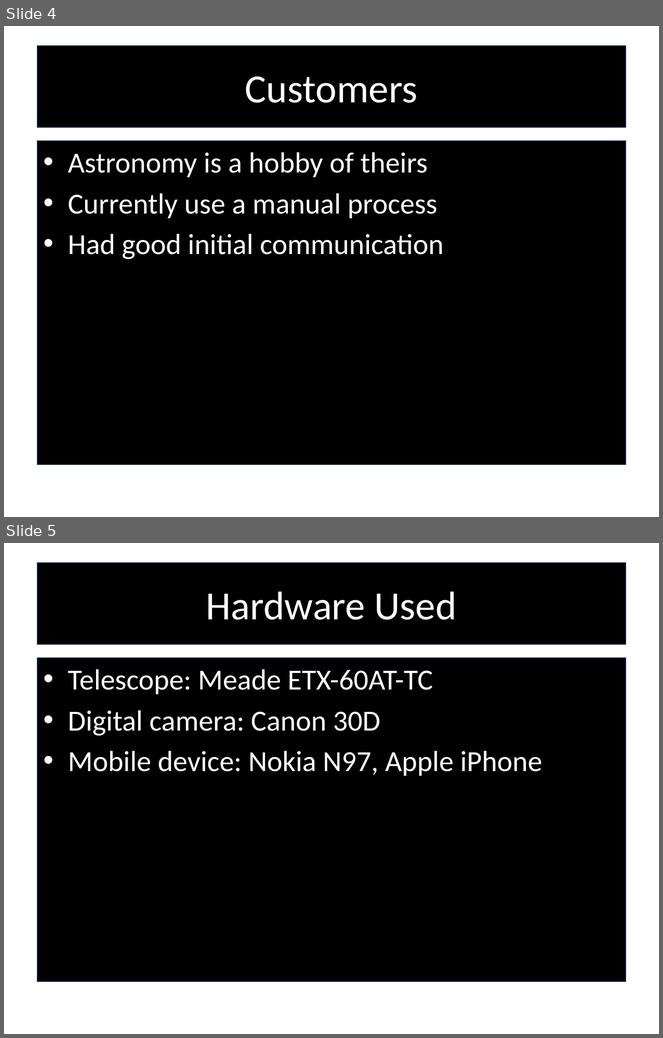
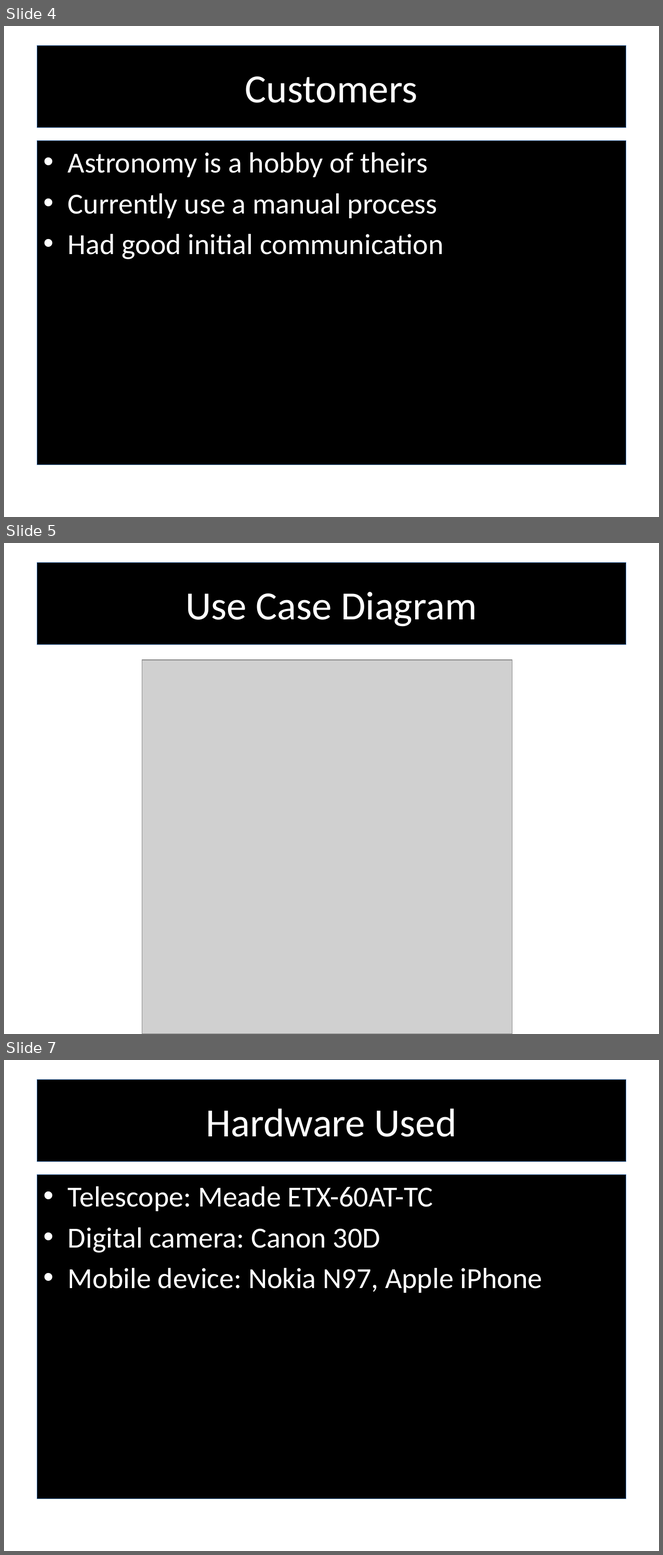
Before and after one commit to RedTeamCOSC470/Documentation, a slide deck: Stargazer_Presentation_Semester2.pptx. Shown one above the other, each under a label of ours: slides 4 and 5 before the commit, slides 4, 5 and 7 after it; the slides between them are not shown. The pictures are 663x1038 and 663x1555 pixels, drawn with LibreOffice and Linux fonts; fonts in the diff are those of the drawing; grey boxes stand for pictures; background and template pictures are left out. Boxes give left, top, right and bottom in pixels: in the first picture for what was removed or moved away, otherwise in the second. Text is boxed around its words. In the diff, an @@ line names an element or a change of style, - is before the commit and + after.

```diff
--- a/Stargazer_Presentation_Semester2.pptx
+++ b/Stargazer_Presentation_Semester2.pptx
@@ slide 5 added at (x1=4, y1=543, x2=659, y2=1034), background picture (left out) @@
@@ title added at (x1=37, y1=563, x2=626, y2=644), fill #000000, outline #4F81BD 0.75 pt, 44 pt, text #FFFFFF @@
+Use Case Diagram
@@ picture added at (x1=142, y1=661, x2=513, y2=1034) @@
@@ what was slide 5 is now slide 7 @@
```
Also in this commit, not shown: 6 slides changed, 3 other slides added, 1 other file.
